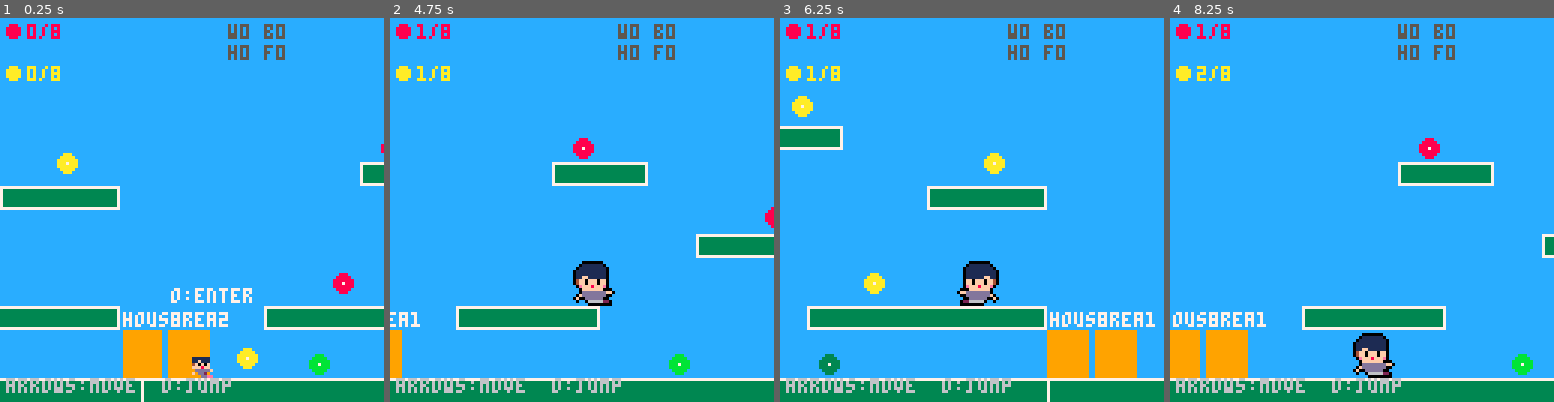
Above: before the commit, frames 1-4 (left to right).
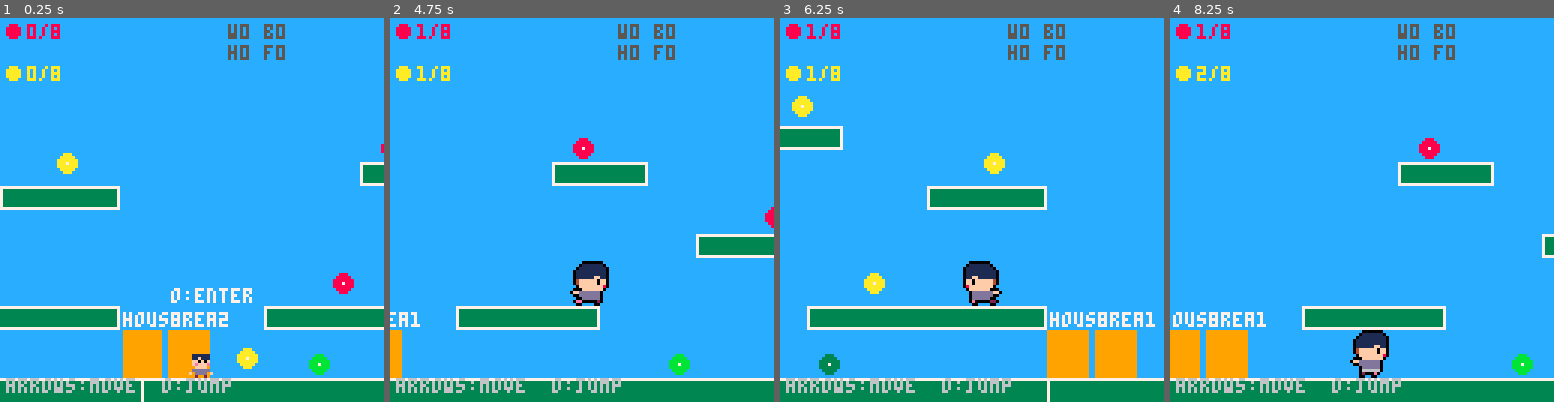
Above: after the commit, the same moments.

Repository: adelacrooz/game1-family-adventure
Game: PICO-8 cartridge game1.p8
Same seed, same stepped clock (60 frames per second), same inputs: the game is played once before the commit and once after it.
Inputs:
- Up to frame 1 (0.25 s): no input
- Up to frame 2 (4.75 s): tap O (Z key) at 0.33, 0.7, 1.43, 2.22, 3.1, 3.98 s; tap X (X key) at 1.07, 2.07, 2.4, 2.73, 3.07, 3.4, 3.73, 4.07, 4.4, 4.73 s; hold Left 1.97-2.37 s; hold Down 2.42-2.82 s; hold Right 2.87-3.53 s; hold Up 3.58-4.08 s; hold Right 4.13-4.53 s; hold Down from 4.58 s (still down)
- Up to frame 3 (6.25 s): tap O (Z key) at 4.87, 5.75 s; tap X (X key) every 0.33 s from 5.07 to 6.07 s; release Down at 5.08 s; hold Left 5.13-5.8 s; hold Up 5.85-6.18 s; hold Left from 6.23 s (still down)
- Up to frame 4 (8.25 s): tap X (X key) every 0.33 s from 6.4 to 8.07 s; release Left at 6.63 s; tap O (Z key) at 6.63, 7.52 s; hold Down 6.68-7.08 s; hold Right 7.13-7.8 s; hold Up from 7.85 s (still down)

The runs differ from the first frame. In frame 1, 0.2% of the frame differs, in the area x 49-56%, y 87-94%; in frame 2, 0.3%; in frame 3, 0.3%; in frame 4, 0.6%, in the area x 46-59%, y 81-94%.

Commit message:
feat: wall jump boost, wider pit, and side-jump sprite animations
- Wall jump now supports an X-button boost: holding X when pressing O
  off a wall multiplies horizontal kick by 1.4x for extra distance
- Clear p.air_sprint on wall jump so the boost doesn't bleed into
  sustained air movement after X is released
- Widened the pit from 48px to 72px (x=620–692) to better distinguish
  regular vs boosted wall jumps; updated draw_world_bg to match
- Side-jump now uses dedicated sprite sets for both sprite scales:
  - 8x8 (outdoor): spr 56 (up), 57 (peak), 58 (down)
  - 16x16 (outdoor2/indoor): spr 64 (up), 66 (peak), 68 (down)
  Peak frame triggers when |vy| ≤ 1

Co-Authored-By: Claude Sonnet 4.6 <noreply@anthropic.com>

Diff:
--- a/game1.p8
+++ b/game1.p8
@@ -30,6 +30,10 @@
  dash_timer=0
  wall_dir=0
  wall_timer=0
+ side_jump=false
+ dir_change_window=0
+ dir_change_sjd=0
+ prev_hdir=0
  ghosts={}
  prev_o=btn(4)
  prev_x=btn(5)
@@ -54,6 +58,10 @@
 wall_dir=0          -- -1=left wall, 1=right wall, 0=none
 wall_timer=0        -- frames of grace after touching wall
 on_wall=false       -- true while actively pressed against a wall
+side_jump=false     -- true while in a side-jump arc
+dir_change_window=0 -- frames remaining in side-jump trigger window
+dir_change_sjd=0    -- queued direction for side jump (-1 or 1)
+prev_hdir=0         -- horizontal input last frame (-1,0,1)
 ghosts={}
 prev_o=false
 prev_x=false
@@ -74,6 +82,8 @@
 wall_jump_spd=2.8   -- horizontal kick when wall jumping
 wall_coyote=8       -- grace frames after leaving a wall
 wall_slide_max=0.6  -- max fall speed while sliding a wall
+side_jump_force=-6.4 -- higher arc than normal jump_force
+side_jump_hspd=2.2   -- max horizontal speed during side jump
 
 -- indoor speed
 indoor_spd=1.5
@@ -83,14 +93,14 @@
 -- ===========================
 level_width=960
 platforms={
- -- ground split around pit (gap x=620-668, 48px wide = 8x player w)
+ -- ground split around pit (gap x=620-692, 72px wide = 12x player w)
  {0,120,620,16},
- {668,120,300,16},
+ {692,120,276,16},
  -- pit side walls (solid, below ground plate, y=136-380)
  {618,136,2,244},
- {668,136,2,244},
+ {692,136,2,244},
  -- pit floor (solid, 260px below ground)
- {620,380,48,8},
+ {620,380,72,8},
  -- floating platforms (onetop: pass through from below, land on top)
  {48,96,48,8,  onetop=true},
  {128,72,48,8, onetop=true},
@@ -697,18 +707,25 @@
   else p.land_flash=10 p.is_dir_flash=false
   end
  end
- -- direction-change flash (while running)
- if grnd and p.land_flash<=0 and btn(5)
-  and abs(p.prev_vx)>0.05
-  and (p.vx>0)~=(p.prev_vx>0) then
+ -- direction-change flash: fires on the first frame the player
+ -- presses the opposite direction while sprinting at speed
+ local hdir=btn(0) and -1 or (btn(1) and 1 or 0)
+ if grnd and btn(5)
+  and abs(p.vx)>1.0
+  and hdir~=0 and hdir~=prev_hdir
+  and (hdir>0)~=(p.vx>0) then
   if suppress_lf then suppress_lf=false
-  else p.land_flash=8 p.is_dir_flash=true sfx(7)
+  else
+   p.land_flash=8 p.is_dir_flash=true sfx(7)
+   dir_change_window=8
+   dir_change_sjd=p.vx>0 and -1 or 1
   end
  end
  if p.land_flash>0 then p.land_flash-=1 end
  if p.vx>0.1 then p.facing=1 elseif p.vx<-0.1 then p.facing=-1 end
  p.prev_on_ground=grnd
  p.prev_vx=p.vx
+ prev_hdir=hdir
 end
 
 function get_player_spr()
@@ -717,9 +734,14 @@
  local fx=p.facing<0
  if scene=="outdoor" then
   -- 8x8 new sprites
-  if p.land_flash>0 then return 55,p.is_dir_flash~=fx end
+  if p.land_flash>0 and p.is_dir_flash then return 55,fx end
   if not grnd then
    if dash_timer>0 then return 53,fx end
+   if side_jump then
+    if p.vy<-1 then return 56,fx
+    elseif p.vy<=1 then return 57,fx
+    else return 58,fx end
+   end
    if p.vy<0 then return 53,fx else return 54,fx end
   end
   if abs(p.vx)>0.1 then
@@ -729,9 +751,14 @@
   return 48+flr(p.anim_t/20)%2,fx
  else
   -- 16x16 old sprites (outdoor2 and all indoor scenes)
-  if p.land_flash>0 then return 30,p.is_dir_flash~=fx end
+  if p.land_flash>0 and p.is_dir_flash then return 30,fx end
   if not grnd then
    if dash_timer>0 then return 26,fx end
+   if side_jump then
+    if p.vy<-1 then return 64,fx
+    elseif p.vy<=1 then return 66,fx
+    else return 68,fx end
+   end
    if p.vy<0 then return 26,fx else return 28,fx end
   end
   if abs(p.vx)>0.1 then
@@ -744,14 +771,16 @@
 
 function draw_player()
  local s,fx=get_player_spr()
- local flash=not p.can_dash or (dash_timer>0 and dash_is_ground)
- if flash then pal(1,7) end
+ local dashing=dash_timer>0
+ local post_air=not p.can_dash and dash_timer==0
+ if dashing then pal(0,7) pal(1,7)
+ elseif post_air then pal(1,7) end
  if scene=="outdoor" then
   spr(s,p.x-1,p.y,1,1,fx)
  else
   spr(s,p.x-5,p.y-8,2,2,fx)
  end
- if flash then pal(1,1) end
+ if dashing or post_air then pal(0,0) pal(1,1) end
 end
 
 -- ===========================
@@ -798,22 +827,30 @@
   p.can_dash=true
   wall_dir=0
   wall_timer=0
+  side_jump=false
  else
   coyote_timer=max(0,coyote_timer-1)
   wall_timer=max(0,wall_timer-1)
  end
  if jump_buffer>0 then jump_buffer-=1 end
+ if dir_change_window>0 then dir_change_window-=1 end
 
  if dash_timer>0 then
-  dash_timer-=1
-  p.vx=dash_dvx
-  p.vy=dash_dvy
-  if dash_timer==0 then
-   p.vy=p.vy*0.3
-   if dash_is_ground then suppress_lf=true end
-  end
-  if dash_timer>0 and dash_timer%2==0 and not p.on_ground then
-   add(ghosts,{x=p.x,y=p.y,fx=p.facing<0,t=8,s=dash_spr})
+  -- air cancel: re-press o during a mid-air dash kills momentum
+  if not dash_is_ground and btn(4) and not prev_o then
+   p.vx=0 p.vy=0
+   dash_timer=0
+  else
+   dash_timer-=1
+   p.vx=dash_dvx
+   p.vy=dash_dvy
+   if dash_timer==0 then
+    p.vy=p.vy*0.3
+    if dash_is_ground then suppress_lf=true end
+   end
+   if dash_timer>0 and dash_timer%2==0 and not p.on_ground then
+    add(ghosts,{x=p.x,y=p.y,fx=p.facing<0,t=8,s=dash_spr})
+   end
   end
  else
   if p.on_ground then p.air_sprint=btn(5) end
@@ -836,6 +873,7 @@
    if abs(p.vx)<0.1 then p.vx=0 end
   end
   local fall_cap=on_wall and p.vy>0 and wall_slide_max or max_fall
+  if side_jump then p.vx=mid(-side_jump_hspd,p.vx,side_jump_hspd) end
   p.vy=min(p.vy+gravity,fall_cap)
  end
 
@@ -854,9 +892,11 @@
    last_gathered=near_node.typ
    res_flash=30
   elseif not p.on_ground and wall_timer>0 then
-   -- wall jump: kick away from wall
-   p.vx=-wall_dir*wall_jump_spd
+   -- wall jump: kick away from wall (hold X for extra horizontal kick)
+   local wj_boost=btn(5) and 1.4 or 1.0
+   p.vx=-wall_dir*wall_jump_spd*wj_boost
    p.vy=jump_force
+   p.air_sprint=false  -- clear sprint flag so boost doesn't carry into air movement
    wall_timer=0
    coyote_timer=0
    jump_buffer=0
@@ -884,7 +924,20 @@
    dash_is_ground=false
    p.can_dash=false
   else
-   jump_buffer=jump_buffer_frames
+   -- side jump: press O within the dir-change animation window
+   if dir_change_window>0 and (p.on_ground or coyote_timer>0) then
+    sfx(0)
+    p.vy=side_jump_force
+    p.vx=dir_change_sjd*side_jump_hspd
+    p.on_ground=false
+    coyote_timer=0
+    jump_buffer=0
+    dash_timer=0
+    side_jump=true
+    dir_change_window=0
+   else
+    jump_buffer=jump_buffer_frames
+   end
   end
  end
  if jump_buffer>0 and (p.on_ground or coyote_timer>0) then
@@ -1006,11 +1059,11 @@
  -- underground dirt layer (visible when camera scrolls into pit)
  rectfill(0,120,level_width,390,4)
  -- pit shaft interior (black opening)
- rectfill(620,120,667,388,0)
+ rectfill(620,120,691,388,0)
  -- tile sprite 0 along pit perimeter (left wall, right wall, floor)
  for ty=120,380,8 do spr(0,610,ty) end  -- left inner strip
- for ty=120,380,8 do spr(0,668,ty) end  -- right inner strip
- for tx=620,660,8 do spr(0,tx,388) end  -- bottom row
+ for ty=120,380,8 do spr(0,692,ty) end  -- right inner strip
+ for tx=620,684,8 do spr(0,tx,388) end  -- bottom row
  -- platforms
  for pl in all(platforms) do
   rectfill(pl[1],pl[2],pl[1]+pl[3]-1,pl[2]+pl[4]-1,3)
Not shown, changed: 40 lines of the sprite sheet (__gfx__) section of game1.p8
Not shown, changed: PICO8-WORKFLOW.md
Not shown, changed: web/game1.html
Not shown, changed: web/game1.js
